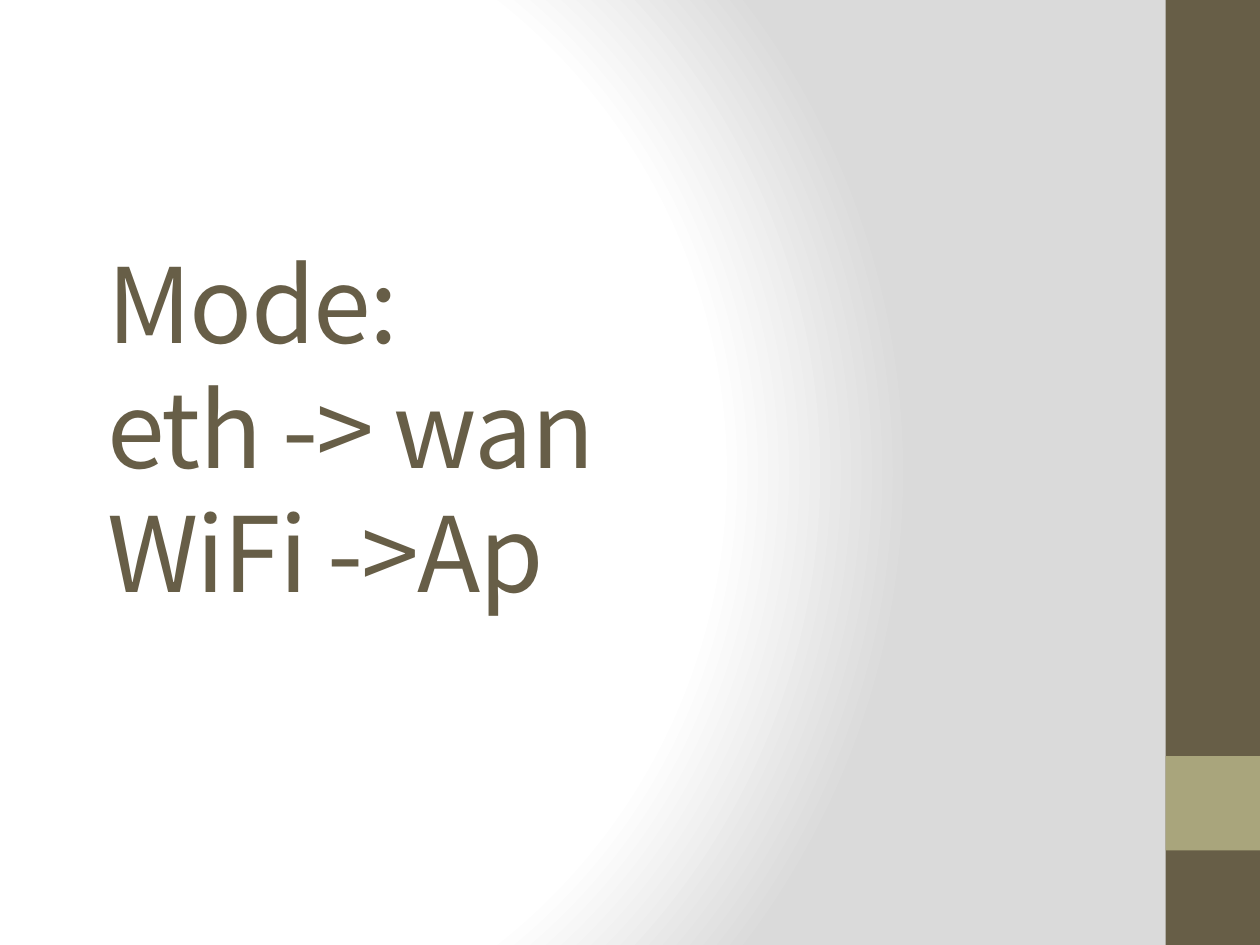
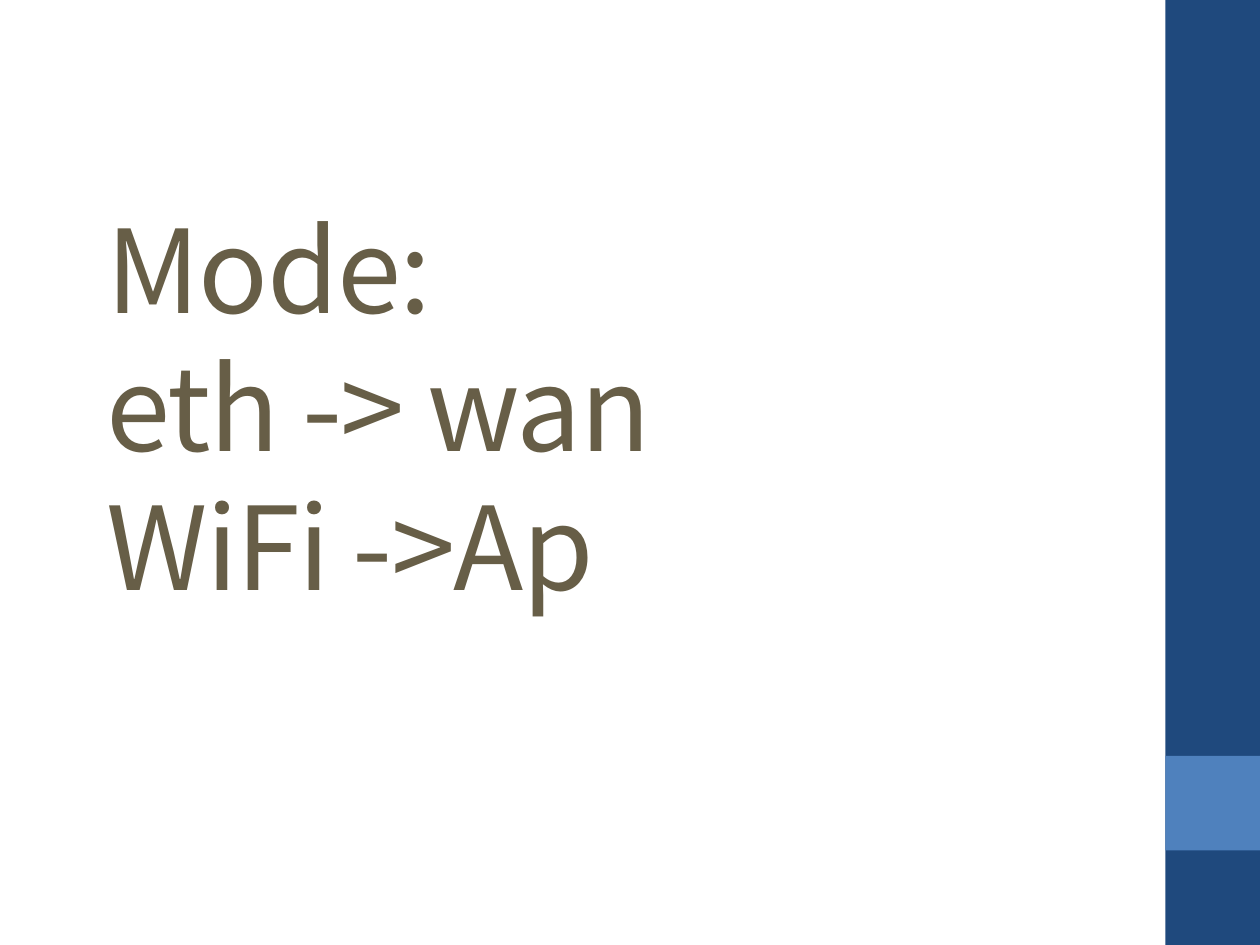
Before and after one commit to krnick/AP_MODE, a slide deck: slide 1 of 設定wifi ap_repeater.pptx. Drawn at 1260x945 pixels with LibreOffice and Linux fonts; fonts in the diff are those of the drawing. Boxes give left, top, right and bottom in pixels: in the first picture for what was removed or moved away, otherwise in the second. Text is boxed around its words. In the diff, an @@ line names an element or a change of style, - is before the commit and + after.

```diff
--- a/設定wifi ap_repeater.pptx
+++ b/設定wifi ap_repeater.pptx
@@ background gradient #FFFFFF to #DADADA to #FFFFFF @@
@@ rectangle at bbox=[1166, 0, 1260, 945]: fill #675E47 to #1F497D @@
@@ text "Mode: eth -> wan WiFi ..." at bbox=[107, 221, 650, 617]: size 59.4 to 66 pt @@
@@ rectangle at bbox=[1166, 756, 1260, 850]: fill #A9A57C to #4F81BD @@
```
Also in this commit, not shown: 17 other slides changed.
